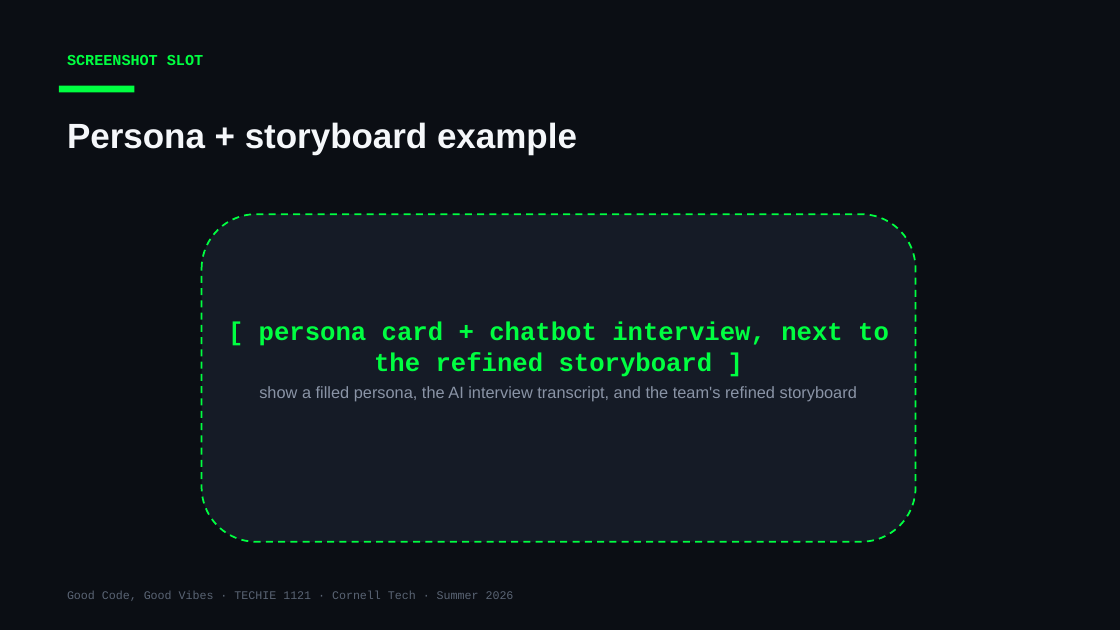
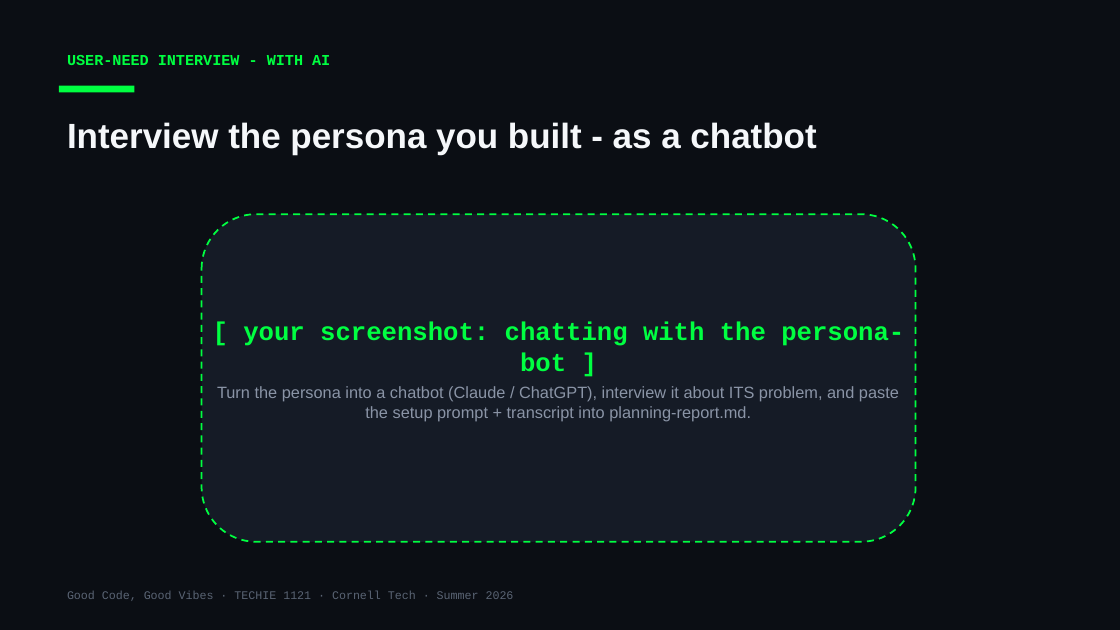
Before and after one commit to Cornell-Tech-Vibe-Coding-Summer-2026/website, a slide deck: slide 8 of slides/Week3-Wed-Working-Day.pptx (slide 10 before the commit). Drawn at 1120x630 pixels with LibreOffice and Linux fonts; fonts in the diff are those of the drawing. Boxes give left, top, right and bottom in pixels: in the first picture for what was removed or moved away, otherwise in the second. Text is boxed around its words. In the diff, an @@ line names an element or a change of style, - is before the commit and + after.

```diff
--- a/slides/Week3-Wed-Working-Day.pptx
+++ b/slides/Week3-Wed-Working-Day.pptx
@@ text at box(67, 55, 330, 65): text changed @@
-SCREENSHOT SLOT
+USER-NEED INTERVIEW - WITH AI
@@ text at box(67, 122, 816, 155): text changed @@
-Persona + storyboard example
+Interview the persona you built - as a chatbot
@@ text at box(243, 321, 904, 372): text changed @@
-[ persona card + chatbot interview, next to the refined storyboard ]
+[ your screenshot: chatting with the persona-bot ]
@@ text at box(217, 386, 899, 421): text changed @@
-show a filled persona, the AI interview transcript, and the team's refined storyboard
+Turn the persona into a chatbot (Claude / ChatGPT), interview it about ITS problem, and paste the setup prompt + transcript into planning-report.md.
```
Also in this commit, not shown: 3 other slides changed, 7 slides added, 2 other files.
